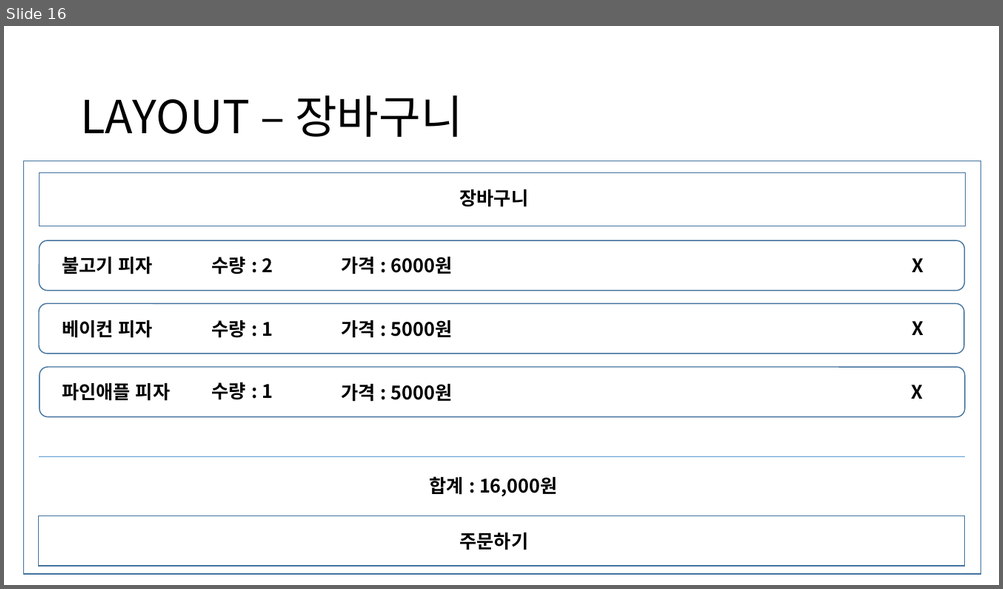
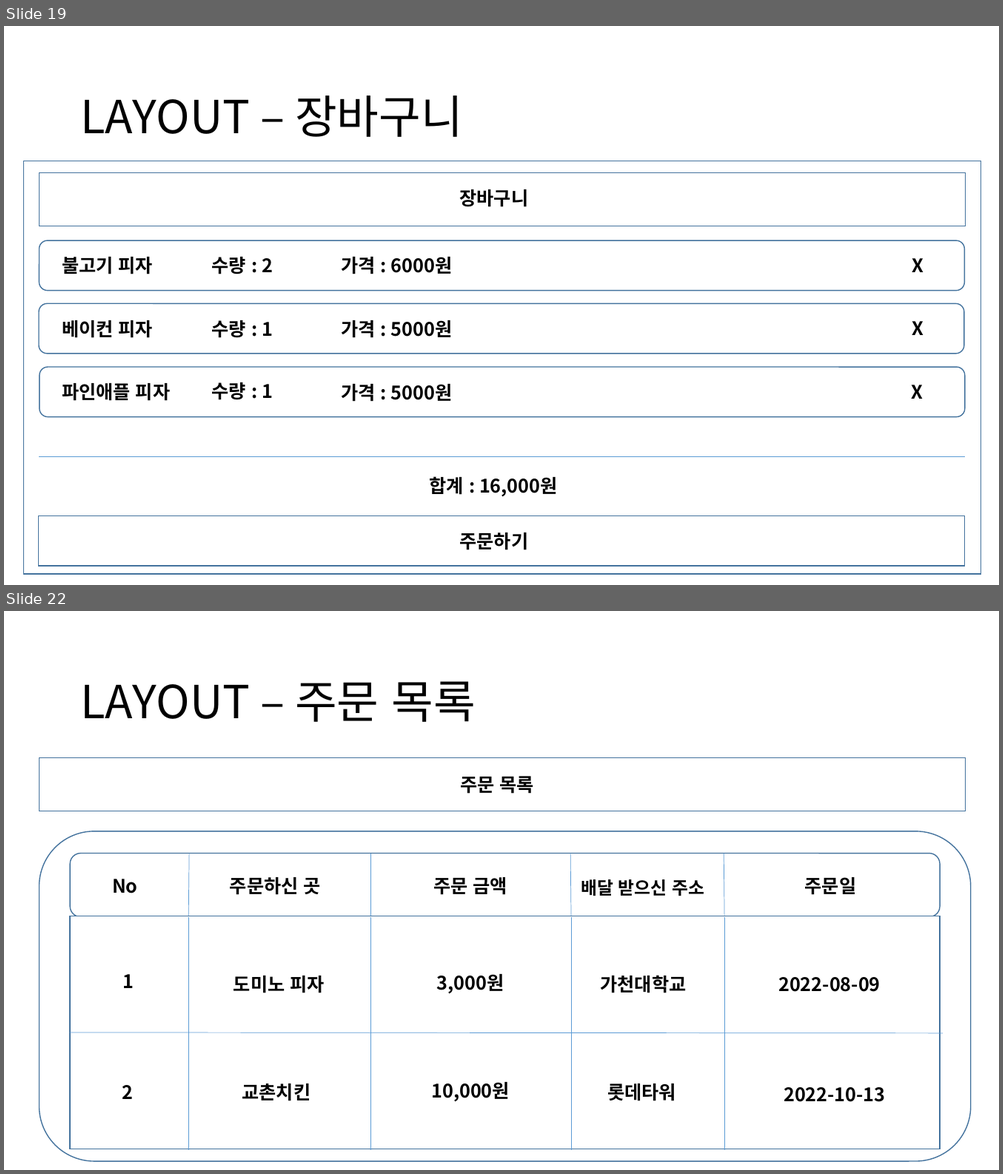
Before and after one commit to Camelllia/BaeminApplication, a slide deck: 202131205_김승진_실무게임프로그래밍_기획서.pptx. Shown one above the other, each under a label of ours: slide 16 before the commit, slides 19 and 22 after it; the slides between them are not shown. The pictures are 1003x589 and 1003x1174 pixels, drawn with LibreOffice and Linux fonts; fonts in the diff are those of the drawing. Boxes give left, top, right and bottom in pixels: in the first picture for what was removed or moved away, otherwise in the second. Text is boxed around its words. In the diff, an @@ line names an element or a change of style, - is before the commit and + after.

```diff
--- a/202131205_김승진_실무게임프로그래밍_기획서.pptx
+++ b/202131205_김승진_실무게임프로그래밍_기획서.pptx
@@ slide 22 added at box(4, 611, 999, 1170), background #FFFFFF @@
@@ title added at box(80, 681, 475, 722), 44 pt, text #000000 @@
+LAYOUT – 주문 목록
@@ rectangle added at box(39, 758, 965, 811), fill #FFFFFF, outline #43739E 1 pt @@
@@ text added at box(460, 776, 534, 794), 18 pt, text #000000, bold @@
+주문 목록
@@ rounded rectangle added at box(39, 831, 970, 1162), fill #FFFFFF, outline #43739E 1 pt @@
@@ rounded rectangle added at box(70, 854, 939, 917), fill #FFFFFF, outline #43739E 1 pt @@
@@ line added from (189, 854) to (188, 917), #5B9BD5 0.5 pt @@
@@ line added from (371, 854) to (371, 917), #5B9BD5 0.5 pt @@
@@ line added from (570, 854) to (571, 917), #5B9BD5 0.5 pt @@
@@ line added from (724, 854) to (724, 917), #5B9BD5 0.5 pt @@
@@ text added at box(112, 879, 138, 894), 18 pt, text #000000, bold @@
+No
@@ text added at box(230, 877, 321, 895), 18 pt, text #000000, bold @@
+주문하신 곳
@@ text added at box(433, 877, 507, 895), 18 pt, text #000000, bold @@
+주문 금액
@@ text added at box(580, 880, 704, 896), 17 pt, text #000000, bold @@
+배달 받으신 주소
@@ text added at box(805, 877, 856, 895), 18 pt, text #000000, bold @@
+주문일
@@ rectangle added at box(70, 916, 939, 1150), fill #FFFFFF, outline #43739E 1 pt @@
@@ line added from (188, 917) to (188, 1151), #5B9BD5 0.5 pt @@
@@ line added from (371, 917) to (371, 1151), #5B9BD5 0.5 pt @@
@@ line added from (571, 917) to (571, 1151), #5B9BD5 0.5 pt @@
@@ line added from (724, 917) to (724, 1151), #5B9BD5 0.5 pt @@
@@ text added at box(122, 974, 134, 988), 18 pt, text #000000, bold @@
+1
@@ text added at box(233, 976, 324, 994), 18 pt, text #000000, bold @@
+도미노 피자
@@ text added at box(436, 974, 504, 994), 18 pt, text #000000, bold @@
+3,000원
@@ text added at box(600, 975, 686, 994), 18 pt, text #000000, bold @@
+가천대학교
@@ text added at box(778, 977, 880, 992), 18 pt, text #000000, bold @@
+2022-08-09
@@ line added from (70, 1033) to (942, 1034), #5B9BD5 0.5 pt @@
@@ text added at box(122, 1085, 133, 1099), 18 pt, text #000000, bold @@
+2
@@ text added at box(242, 1084, 310, 1102), 18 pt, text #000000, bold @@
+교촌치킨
@@ text added at box(431, 1082, 509, 1102), 18 pt, text #000000, bold @@
+10,000원
@@ text added at box(607, 1084, 676, 1102), 18 pt, text #000000, bold @@
+롯데타워
@@ text added at box(783, 1088, 885, 1102), 18 pt, text #000000, bold @@
+2022-10-13
@@ what was slide 16 is now slide 19 @@
```
Also in this commit, not shown: 9 slides changed, 4 other slides added, 3 slides removed, 12 other files.
